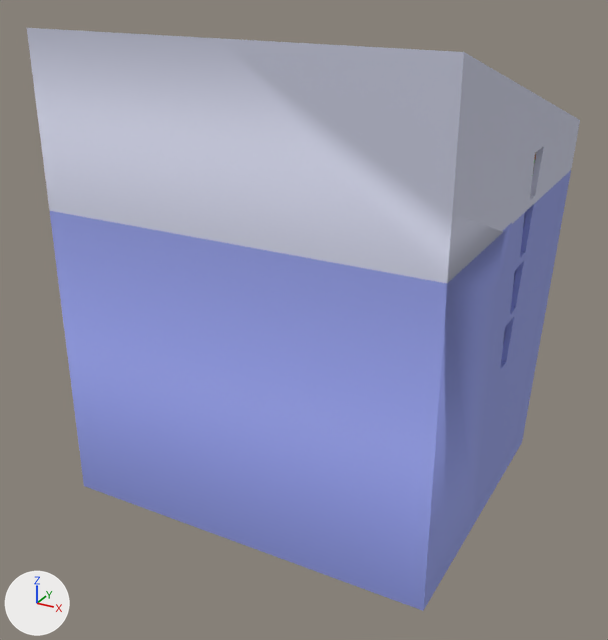
A saved change to the OBJ model src/assets/models/linq_low_poly_web_app.obj.
The view is the same before and after, from a 50 mm camera at (31.1, -88.9, 23.1) aimed at (-12.6, -9.4, -16.7). Every picture has the same lights, and +X, +Y and +Z are marked at lower left. Where no turn or scale is listed for an object, it has been applied to the vertices.

Names of what the first picture shows: 'LINQ_6', 'MYLINQ_roof_7'.
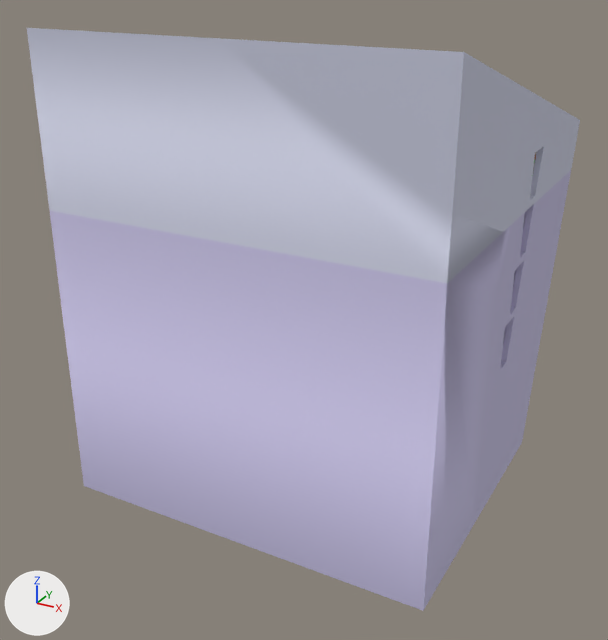
Pixel boxes (x1, y1, x2, y2) of what changed, in the pictures (608 x 640 px):
```json
{"object": "LINQ_6", "change": "recoloured", "before": [49, 170, 571, 611], "after": [49, 170, 571, 611], "on screen": "blue to white"}
```

Scene script edits in JSON lines:
```json
{"op": "set", "path": "mat_linq_complex_bottom_floor.base_color", "old": "(0.263, 0.308, 0.736)", "new": "(0.538, 0.503, 0.736)", "note": "blue #8c97df -> light grey #c2bcdf"}
```
